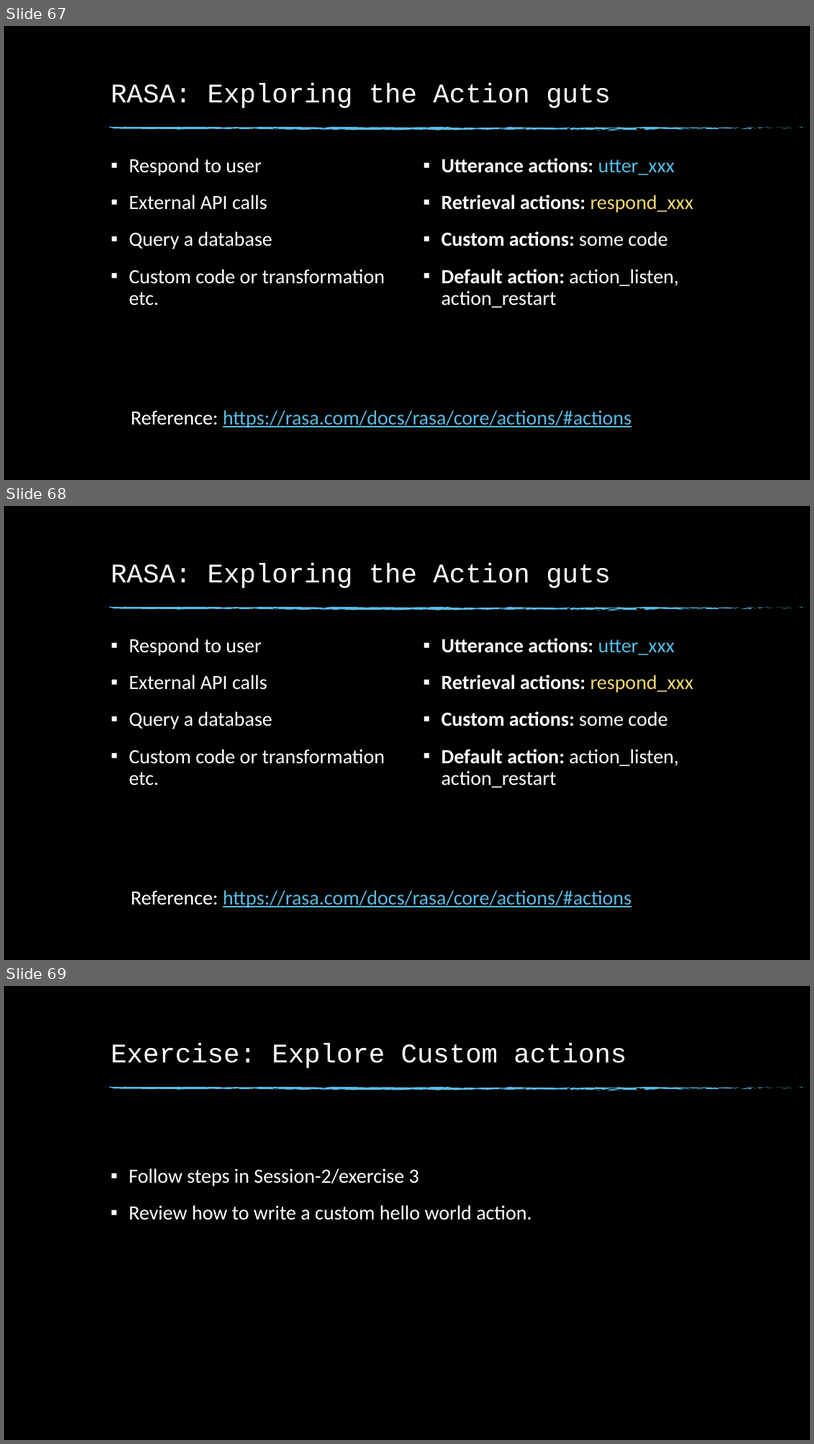
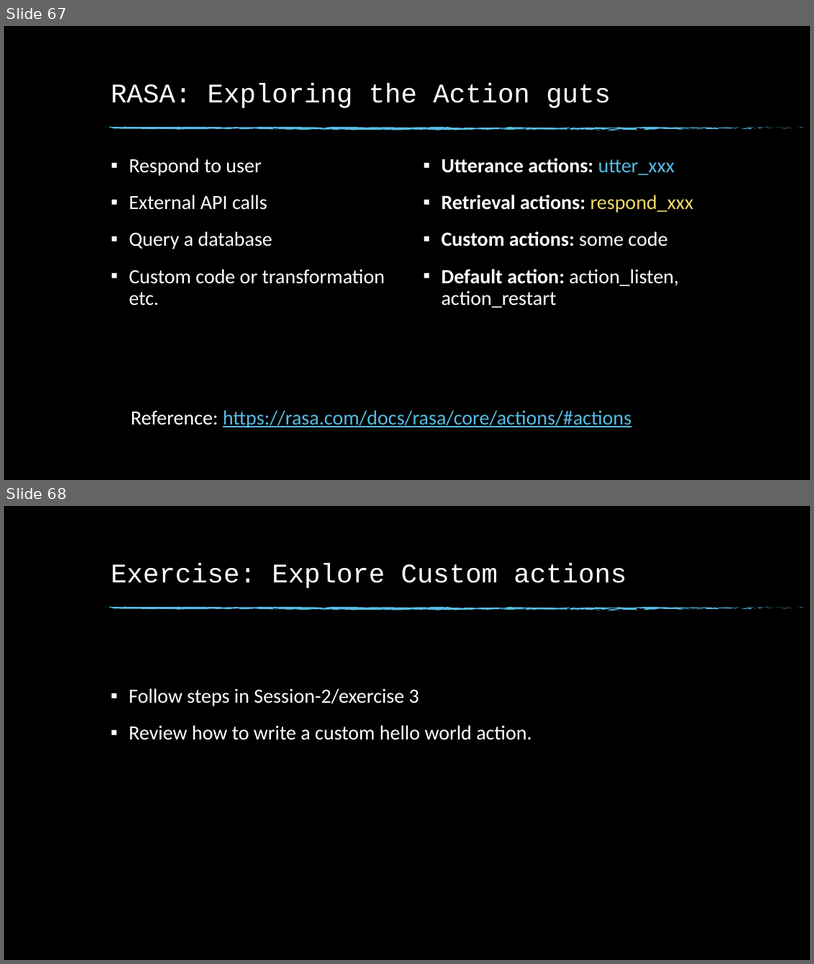
Before and after one commit to dinesh19aug/rasa-workshop, a slide deck: Natural Language Processing Workshop.pptx. Shown one above the other, each under a label of ours: slides 67, 68 and 69 before the commit, slides 67 and 68 after it. The pictures are 814x1444 and 814x964 pixels, drawn with LibreOffice and Linux fonts; fonts in the diff are those of the drawing; background and template pictures are left out. Boxes give left, top, right and bottom in pixels: in the first picture for what was removed or moved away, otherwise in the second. Text is boxed around its words. In the diff, an @@ line names an element or a change of style, - is before the commit and + after.

```diff
--- a/Natural Language Processing Workshop.pptx
+++ b/Natural Language Processing Workshop.pptx
@@ slide 68 removed at box(4, 506, 810, 960), background picture (left out); not listed: 74 template elements that a slide beside it also shows @@
@@ title removed at box(111, 564, 611, 588) @@
-RASA: Exploring the Action guts
@@ text removed at box(129, 638, 385, 785) @@
-▪ Respond to user
-▪ External API calls
-▪ Query a database
-▪ Custom code or transformation etc.
@@ text removed at box(442, 638, 694, 788) @@
-▪ Utterance actions: utter_xxx
-▪ Retrieval actions: respond_xxx
-▪ Custom actions: some code
-▪ Default action: action_listen, action_restart
@@ text removed at box(131, 890, 632, 908) @@
-Reference: https://rasa.com/docs/rasa/core/actions/#actions
@@ what was slide 69 is now slide 68 @@
```
Also in this commit, not shown: 3 slides added, 30 other files.
